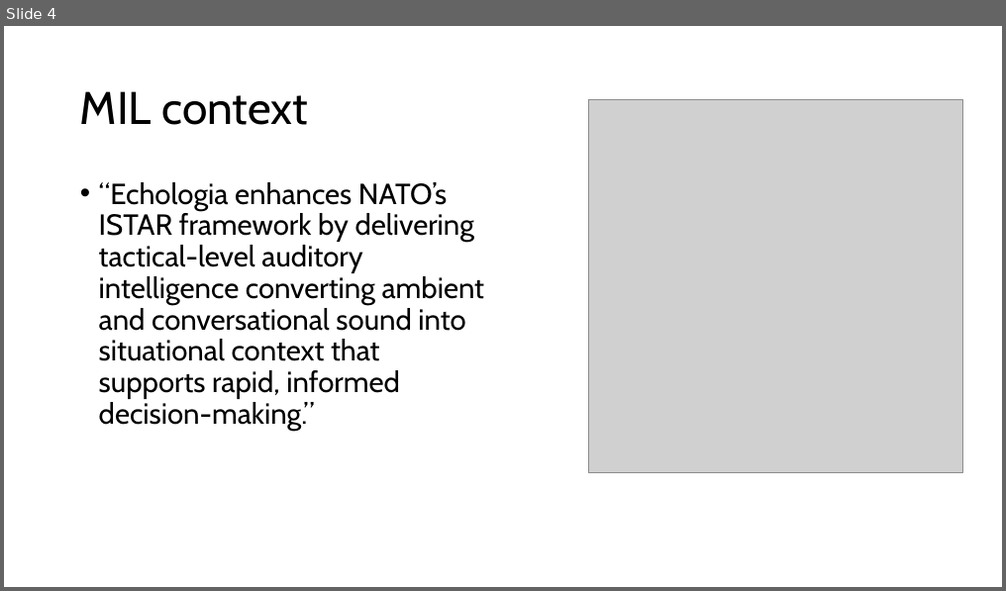
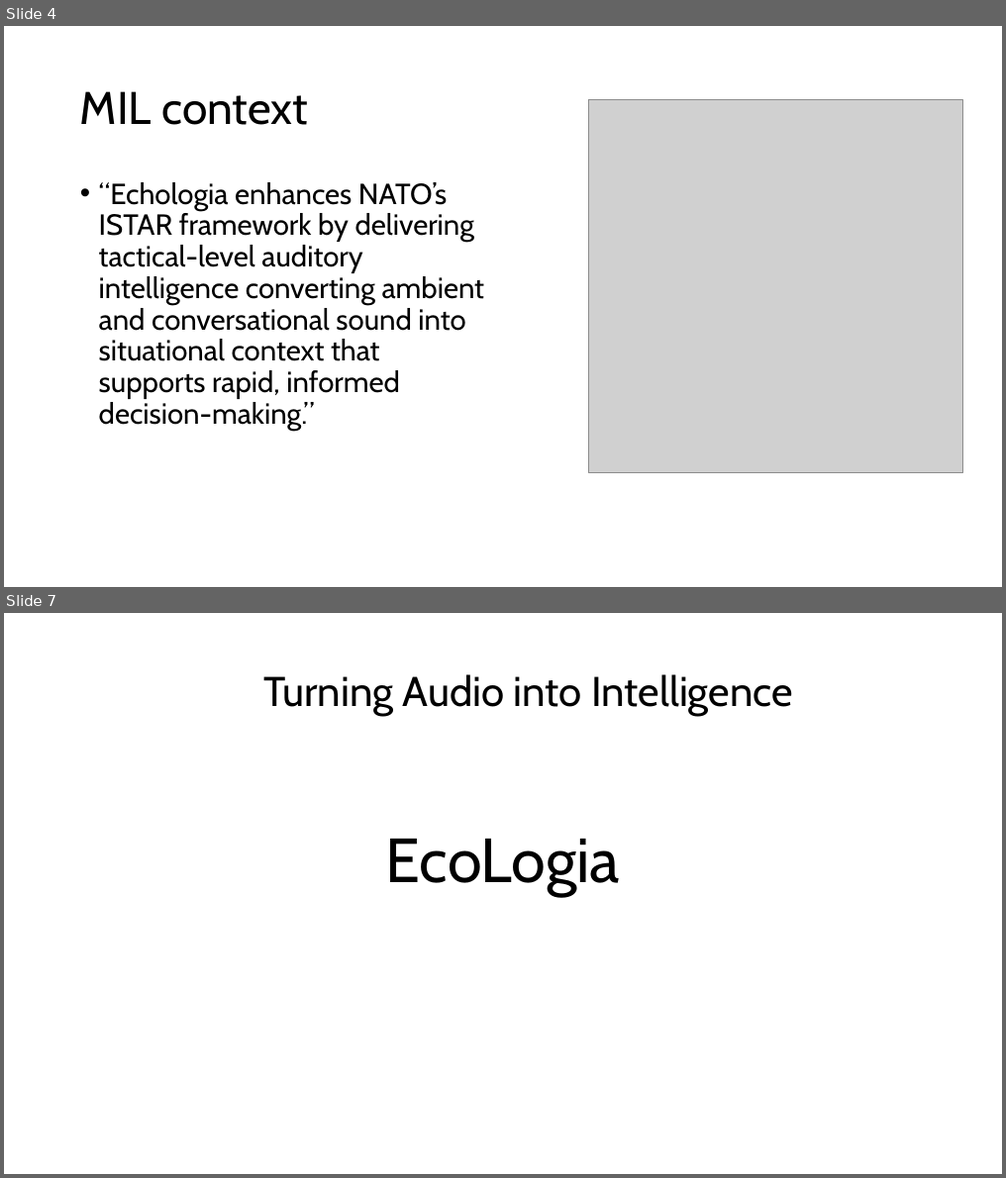
Before and after one commit to Larsters/echologia, a slide deck: resources/Presentation_EcoLogia.pptx. Shown one above the other, each under a label of ours: slide 4 before the commit, slides 4 and 7 after it; the slides between them are not shown. The pictures are 1006x591 and 1006x1178 pixels, drawn with LibreOffice and Linux fonts; fonts in the diff are those of the drawing; grey boxes stand for pictures. Boxes give left, top, right and bottom in pixels: in the first picture for what was removed or moved away, otherwise in the second. Text is boxed around its words. In the diff, an @@ line names an element or a change of style, - is before the commit and + after.

```diff
--- a/resources/Presentation_EcoLogia.pptx
+++ b/resources/Presentation_EcoLogia.pptx
@@ slide 7 added at [4, 613, 1002, 1174], background #FFFFFF @@
@@ subtitle added at [264, 674, 793, 716], 40 pt, text #000000 @@
+Turning Audio into Intelligence
@@ title added at [386, 839, 620, 897], 60 pt, text #000000 @@
+EcoLogia
```
Also in this commit, not shown: 1 slide changed, 9 other slides added, 2 other files.
